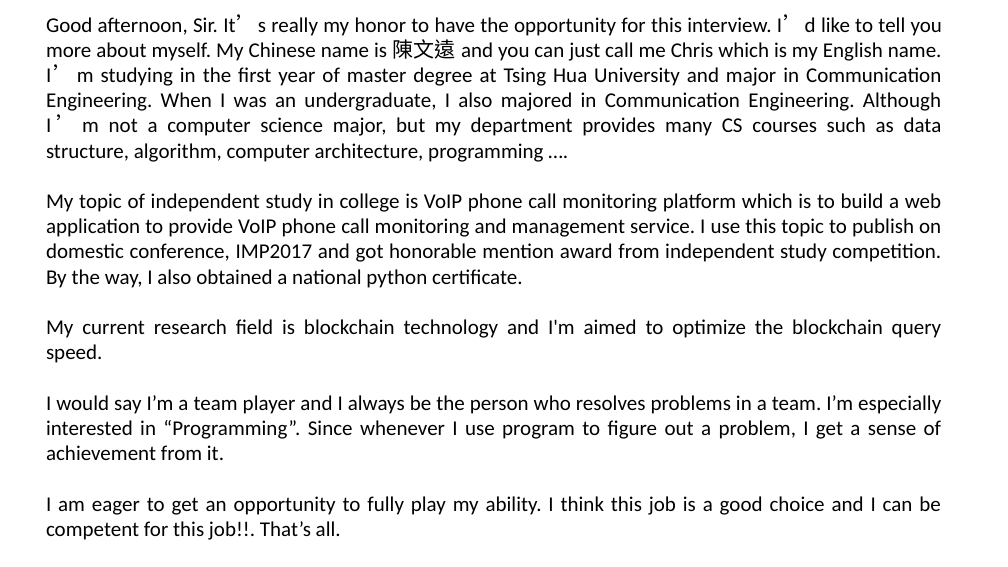
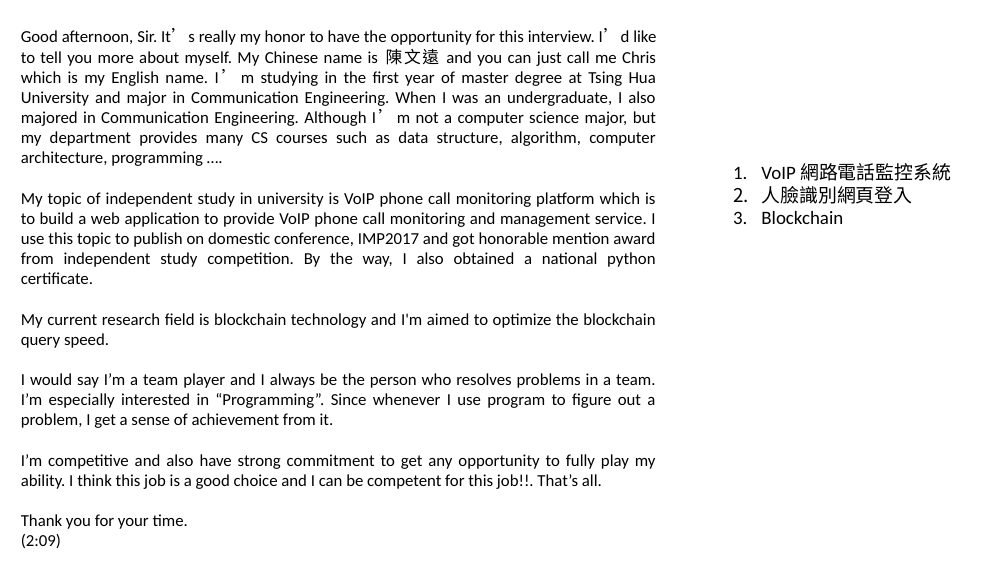
Before and after one commit to chris-nthu/nodejs-pwa, a slide deck: slide 1 of File/AMAT 履歷/Interview.pptx. Drawn at 1008x567 pixels with LibreOffice and Linux fonts; fonts in the diff are those of the drawing. Boxes give left, top, right and bottom in pixels: in the first picture for what was removed or moved away, otherwise in the second. Text is boxed around its words. In the diff, an @@ line names an element or a change of style, - is before the commit and + after.

```diff
--- a/File/AMAT 履歷/Interview.pptx
+++ b/File/AMAT 履歷/Interview.pptx
@@ text "Good afternoon, Sir. It’s really ...": place and size @@
-text "Good afternoon, Sir. It’s really ..." at bbox=[46, 14, 942, 540]
+text "Good afternoon, Sir. It’s really ..." at bbox=[21, 29, 656, 548]
@@ text at bbox=[21, 29, 656, 548]: size 20 to 16 pt in "Good afternoon, Sir. It’s really my honor ...", "My current research field is blockchain technology ...", "I would say I’m a team player ...", "Thank you for your time." and 1 more places @@
@@ text added at bbox=[761, 163, 951, 224], 18 pt, text #000000 @@
+1. VoIP 網路電話監控系統
+2. 人臉識別網頁登入
+3. Blockchain
@@ text at bbox=[21, 192, 655, 284]: text changed; size 20 to 16 pt @@
-My topic of independent study in college is VoIP phone call monitoring platform which is to build a web application to provide VoIP phone call monitoring and management service. I use this topic to publish on domestic conference, IMP2017 and got honorable mention award from independent study competition. By the way, I also obtained a national python certificate.
+My topic of independent study in university is VoIP phone call monitoring platform which is to build a web application to provide VoIP phone call monitoring and management service. I use this topic to publish on domestic conference, IMP2017 and got honorable mention award from independent study competition. By the way, I also obtained a national python certificate.
@@ text at bbox=[21, 454, 656, 489]: text changed; size 20 to 16 pt @@
-I am eager to get an opportunity to fully play my ability. I think this job is a good choice and I can be competent for this job!!. That’s all.
+I’m competitive and also have strong commitment to get any opportunity to fully play my ability. I think this job is a good choice and I can be competent for this job!!. That’s all.
```
Also in this commit, not shown: 7 slides added, 1 slide removed, 3 other files.
